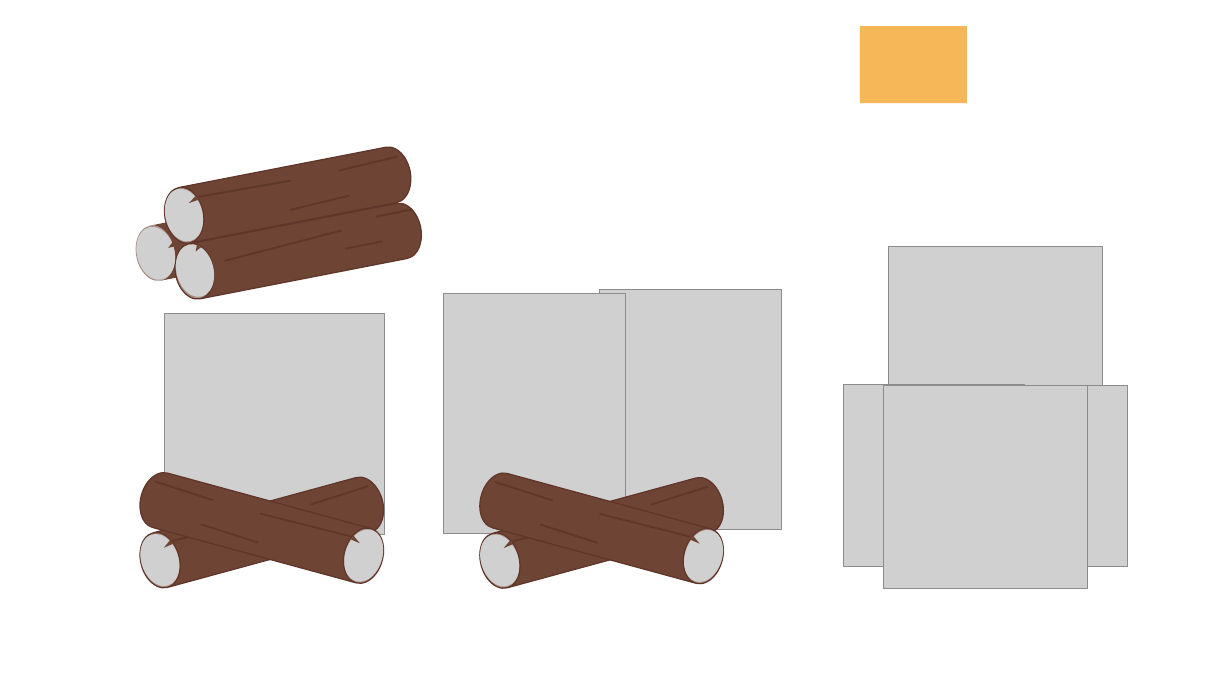
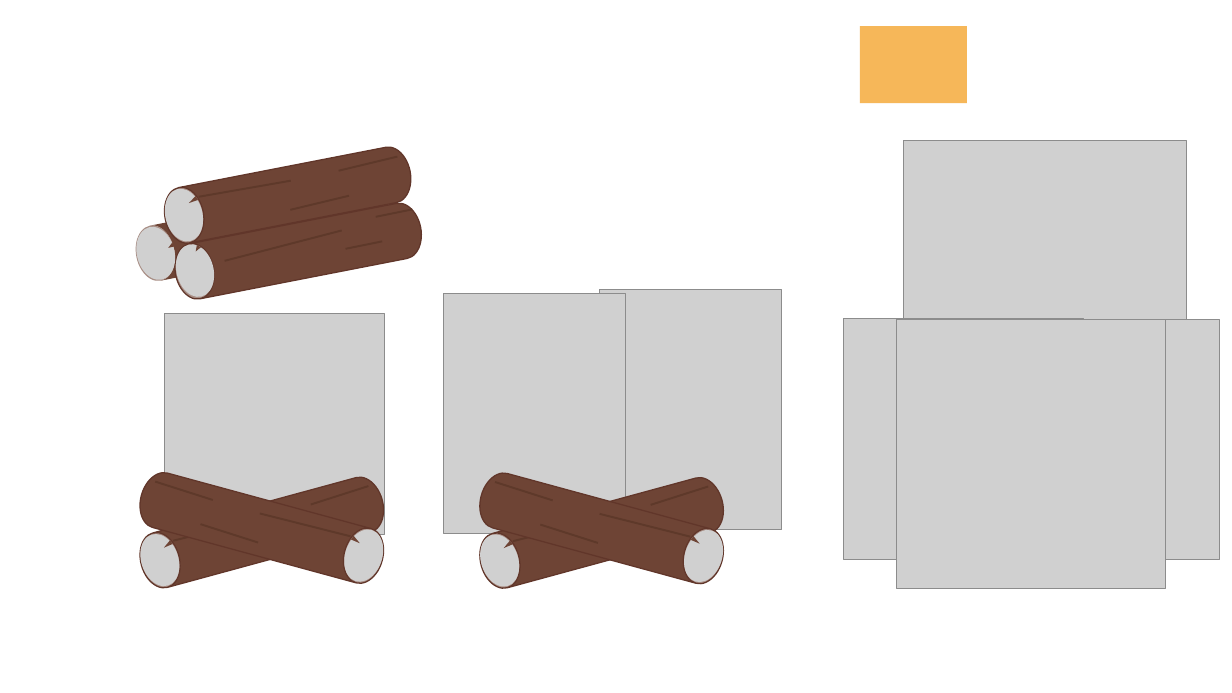
Before and after one commit to Ematusz/Litness, a slide deck: slide 2 of litorshiticons.pptx. Drawn at 1232x693 pixels with LibreOffice and Linux fonts; fonts in the diff are those of the drawing; grey boxes stand for pictures. Boxes give left, top, right and bottom in pixels: in the first picture for what was removed or moved away, otherwise in the second. Text is boxed around its words. In the diff, an @@ line names an element or a change of style, - is before the commit and + after.

```diff
--- a/litorshiticons.pptx
+++ b/litorshiticons.pptx
@@ picture: place and size @@
-picture at <box>889,247,1104,443</box>
+picture at <box>904,140,1188,399</box>
@@ rectangle: place and size @@
-rectangle at <box>941,339,988,521</box>
+rectangle at <box>973,260,1035,500</box>
@@ picture: place and size @@
-picture at <box>843,384,1025,567</box>
+picture at <box>843,319,1083,559</box>
@@ picture: place and size @@
-picture at <box>884,385,1088,589</box>
+picture at <box>897,320,1166,589</box>
@@ rectangle: place and size @@
-rectangle at <box>944,385,1000,463</box>
+rectangle at <box>976,320,1050,421</box>
@@ picture: place and size @@
-picture at <box>946,385,1128,567</box>
+picture at <box>980,320,1220,560</box>
```
Also in this commit, not shown: 1 other slide changed, 1 slide added, 12 other files.
